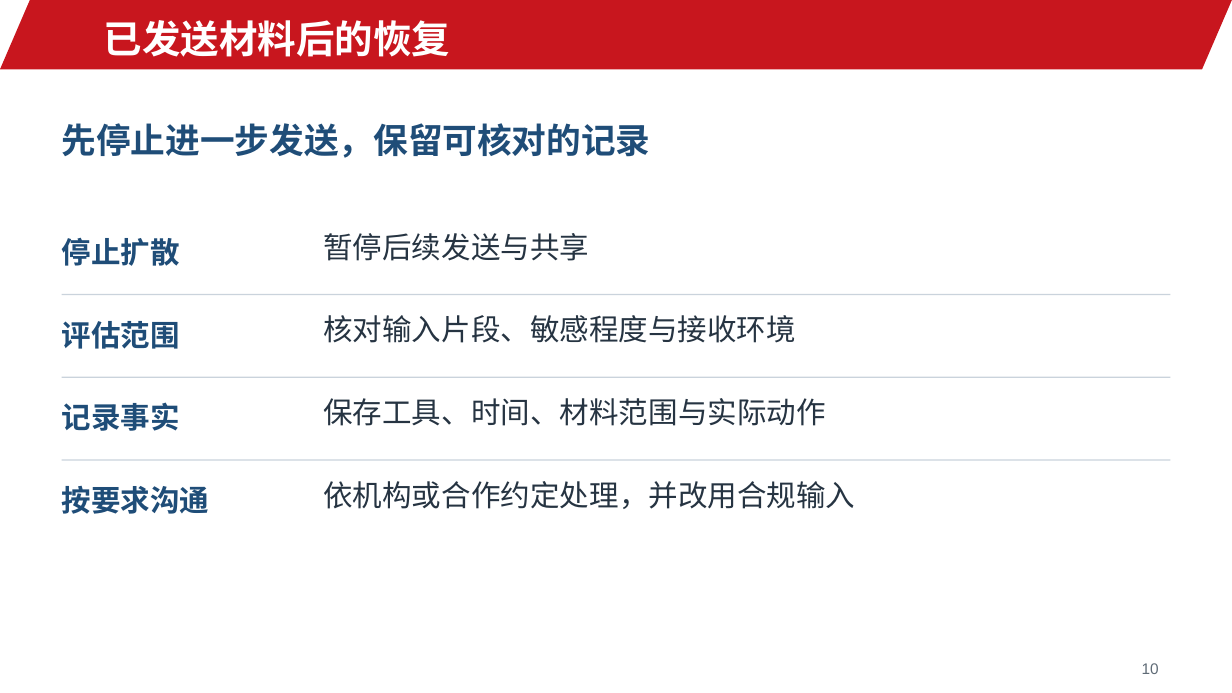
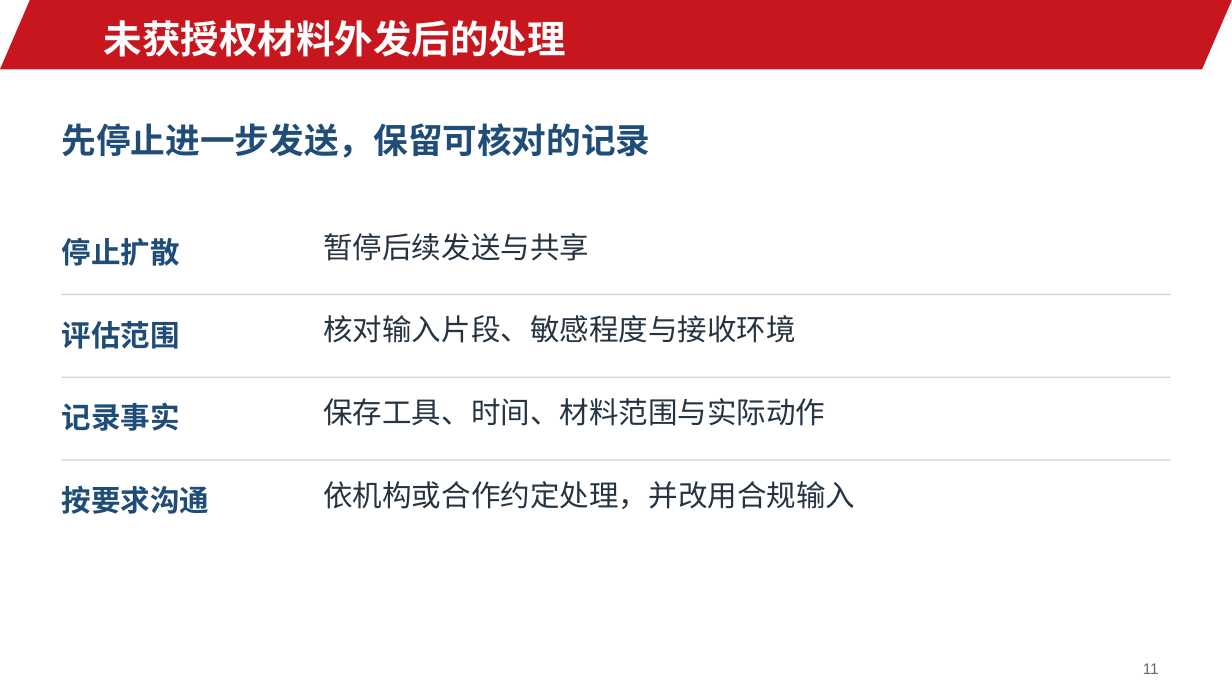
Before and after one commit to jinyh/ai4research, a slide deck: slide 11 of lessons/lesson-02/slides.pptx (slide 10 before the commit). Drawn at 1232x693 pixels with LibreOffice and Linux fonts; fonts in the diff are those of the drawing; background and template pictures are left out. Boxes give left, top, right and bottom in pixels: in the first picture for what was removed or moved away, otherwise in the second. Text is boxed around its words. In the diff, an @@ line names an element or a change of style, - is before the commit and + after.

```diff
--- a/lessons/lesson-02/slides.pptx
+++ b/lessons/lesson-02/slides.pptx
@@ text at box(104, 20, 566, 57): text changed @@
-已发送材料后的恢复
+未获授权材料外发后的处理
@@ text at box(1143, 663, 1159, 674): text changed @@
-10
+11
```
Also in this commit, not shown: 23 other slides changed, 2 slides added, 1 slide removed, 8 other files.
